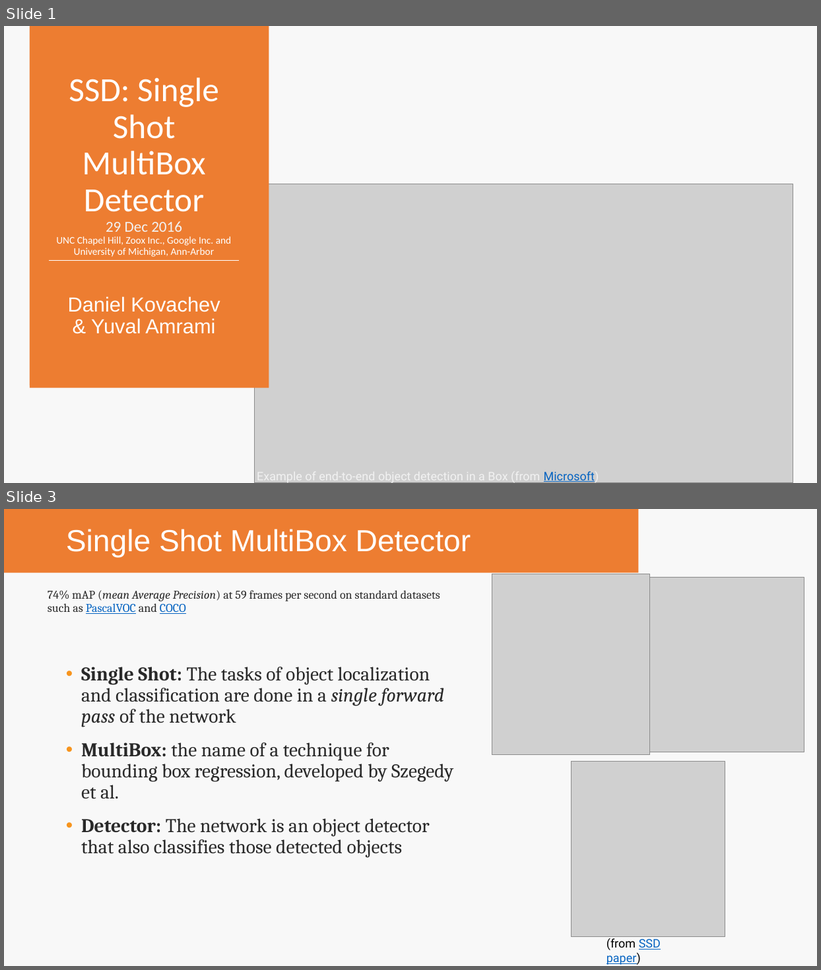
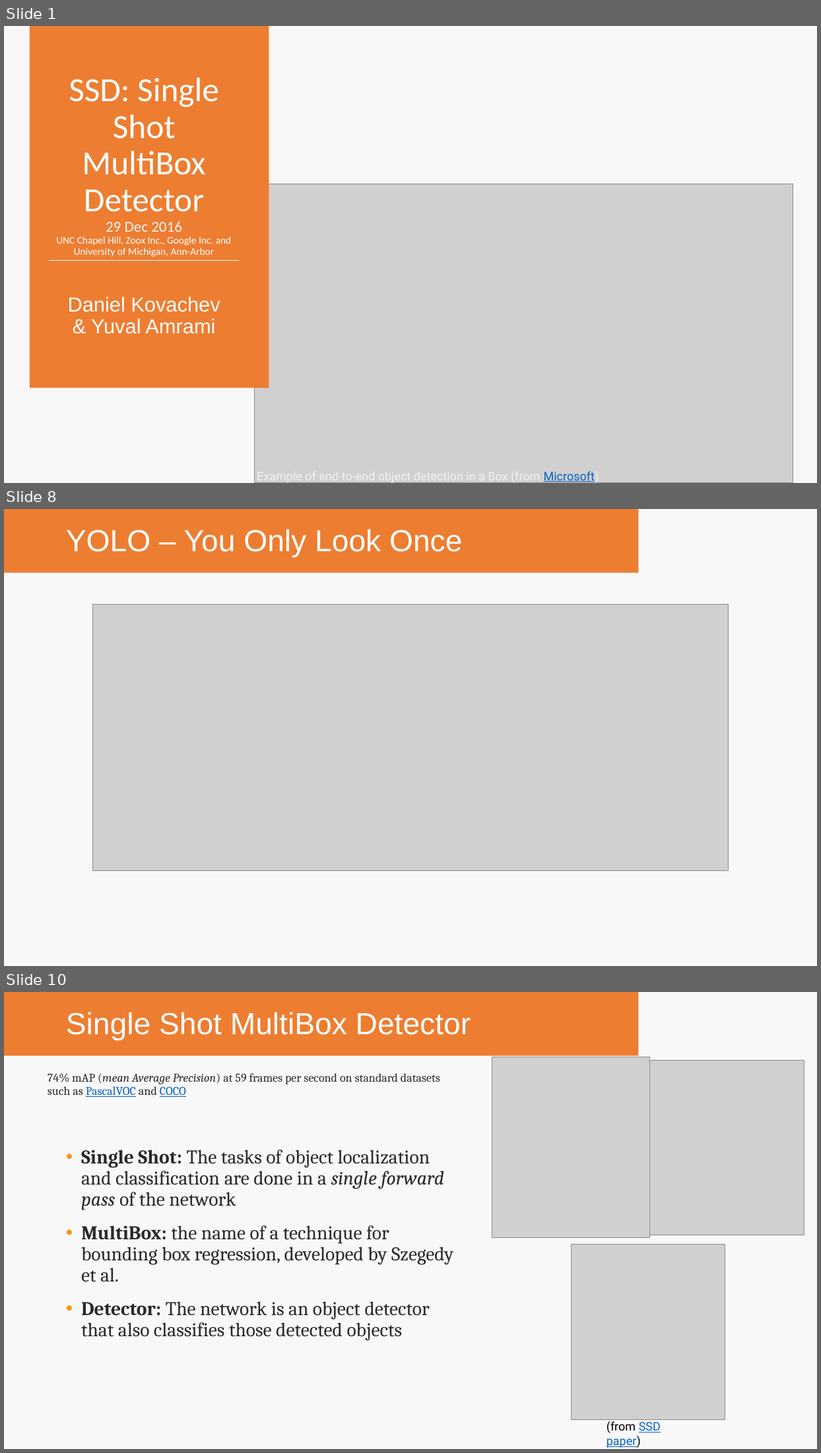
Before and after one commit to YuvalAmrami/DeepLearningEx2, a slide deck: presentation/מצגת מטמפלייט.pptx. Shown one above the other, each under a label of ours: slides 1 and 3 before the commit, slides 1, 8 and 10 after it; the slides between them are not shown. The pictures are 821x970 and 821x1453 pixels, drawn with LibreOffice and Linux fonts; fonts in the diff are those of the drawing; grey boxes stand for pictures; background and template pictures are left out. Boxes give left, top, right and bottom in pixels: in the first picture for what was removed or moved away, otherwise in the second. Text is boxed around its words. In the diff, an @@ line names an element or a change of style, - is before the commit and + after.

```diff
--- a/presentation/מצגת מטמפלייט.pptx
+++ b/presentation/מצגת מטמפלייט.pptx
@@ slide 8 added at [4, 509, 817, 966], background #F8F8F8; not listed: 1 template element that a slide beside it also shows @@
@@ title added at [66, 529, 462, 558], 36 pt, text #FFFFFF @@
+YOLO – You Only Look Once
@@ picture added at [93, 605, 729, 871] @@
@@ what was slide 3 is now slide 10 @@
```
Also in this commit, not shown: 1 slide changed, 6 other slides added, 1 other file.
